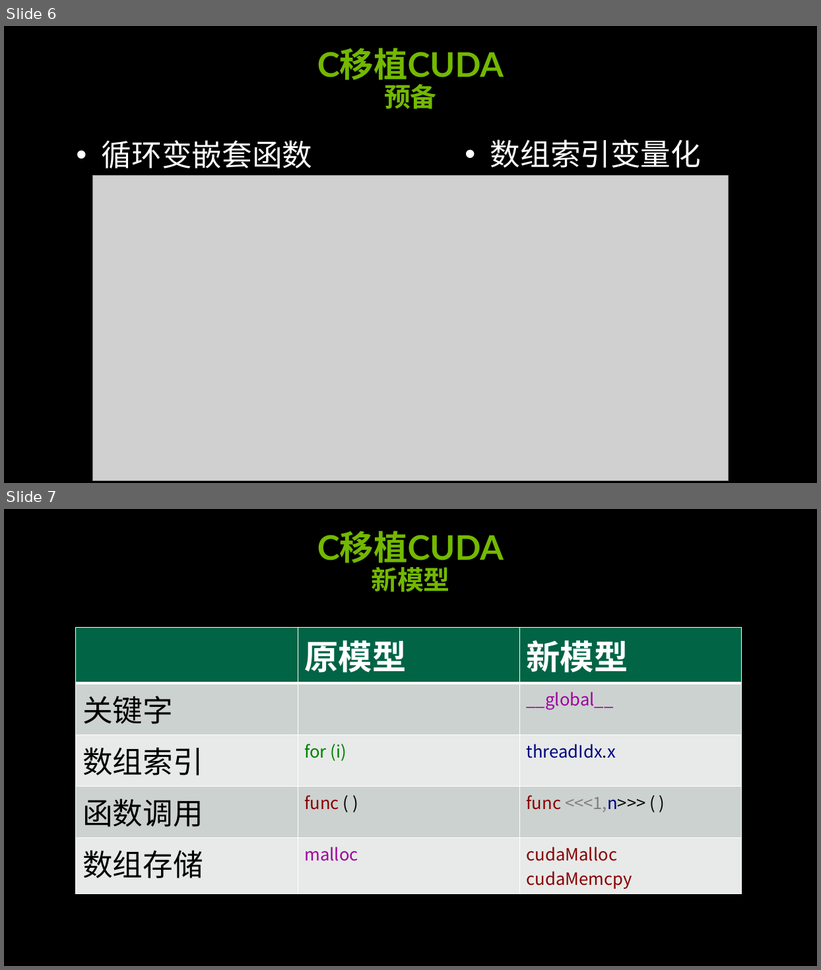
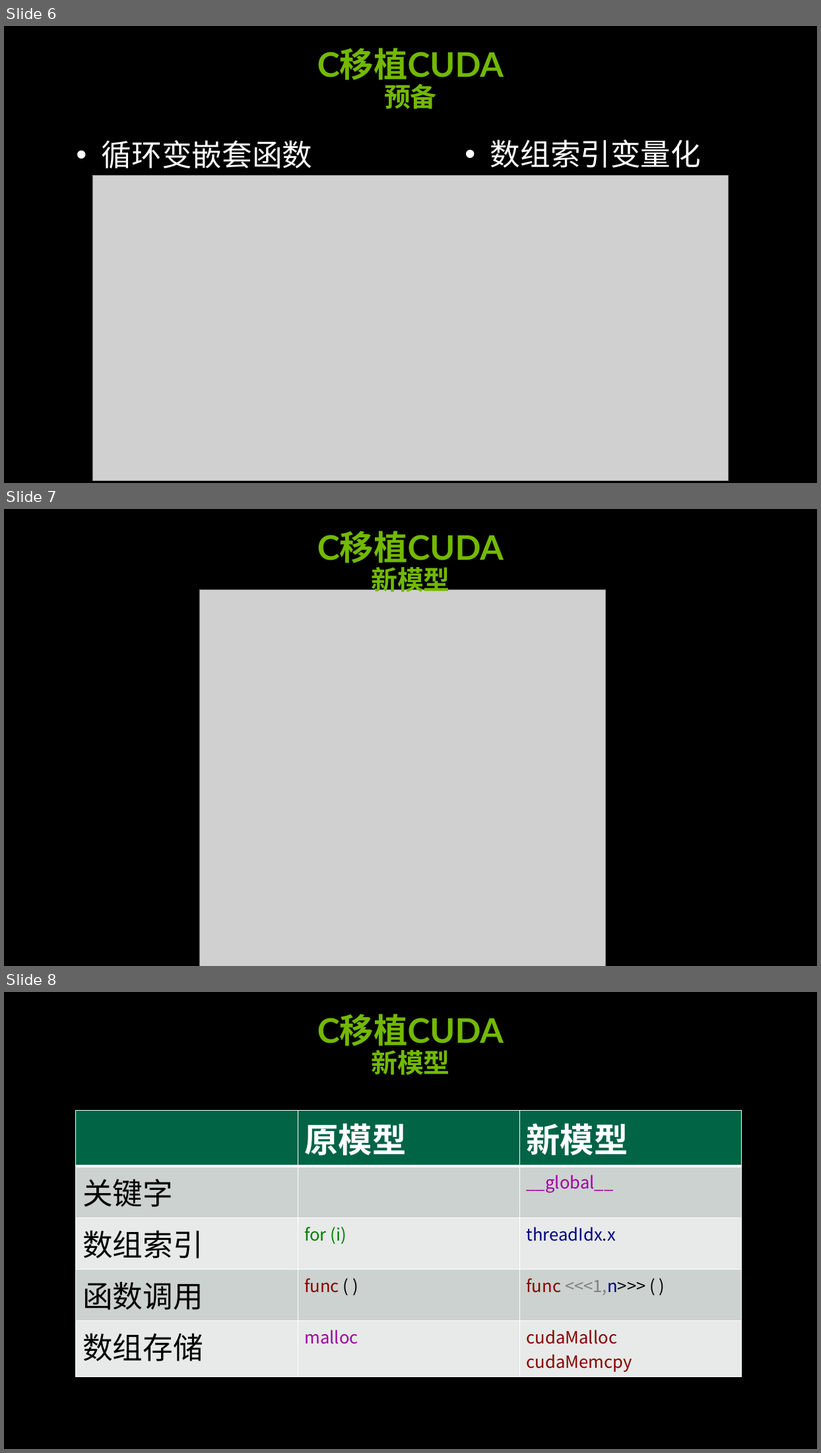
Before and after one commit to soulsheng/CUDA-Practice, a slide deck: doc/cuda_training_day1_pm(20141219Liu).pptx. Shown one above the other, each under a label of ours: slides 6 and 7 before the commit, slides 6, 7 and 8 after it. The pictures are 821x970 and 821x1453 pixels, drawn with LibreOffice and Linux fonts; fonts in the diff are those of the drawing; grey boxes stand for pictures; background and template pictures are left out. Boxes give left, top, right and bottom in pixels: in the first picture for what was removed or moved away, otherwise in the second. Text is boxed around its words. In the diff, an @@ line names an element or a change of style, - is before the commit and + after.

```diff
--- a/doc/cuda_training_day1_pm(20141219Liu).pptx
+++ b/doc/cuda_training_day1_pm(20141219Liu).pptx
@@ slide 7 added at box(4, 509, 817, 966), background picture (left out) @@
@@ title added at box(318, 531, 504, 597), 36 pt, text #73B900, bold @@
+C移植CUDA
+新模型
@@ picture added at box(200, 590, 606, 966) @@
@@ what was slide 7 is now slide 8 @@
```
Also in this commit, not shown: 2 slides changed, 6 other slides added, 1 slide removed.
